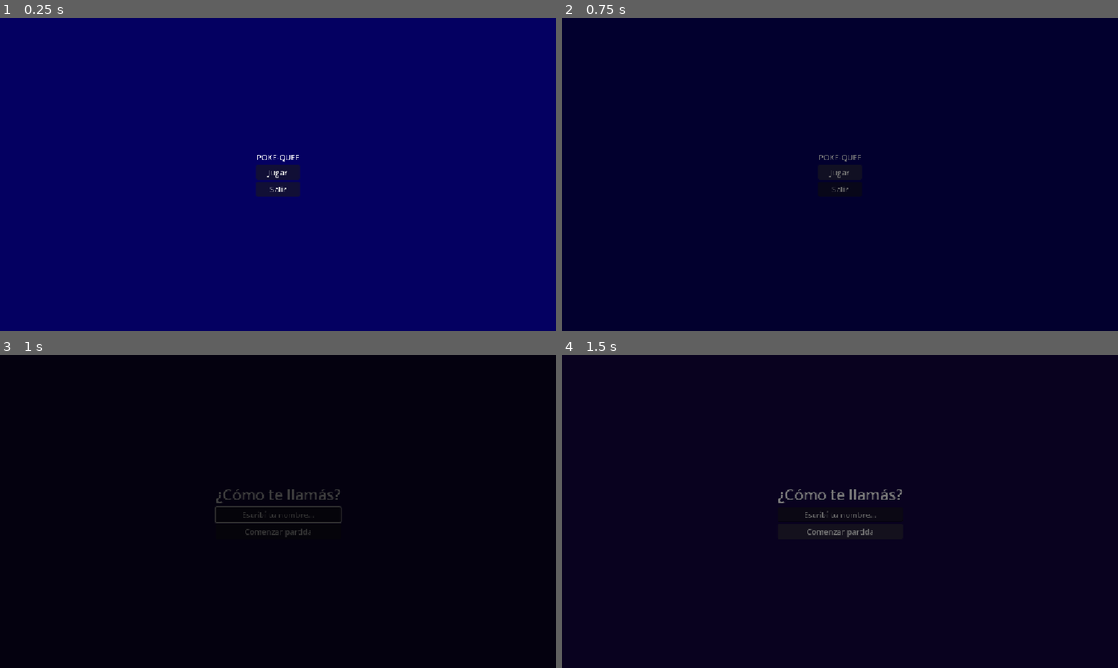
Above: before the commit, frames 1-4 (two rows, left to right).
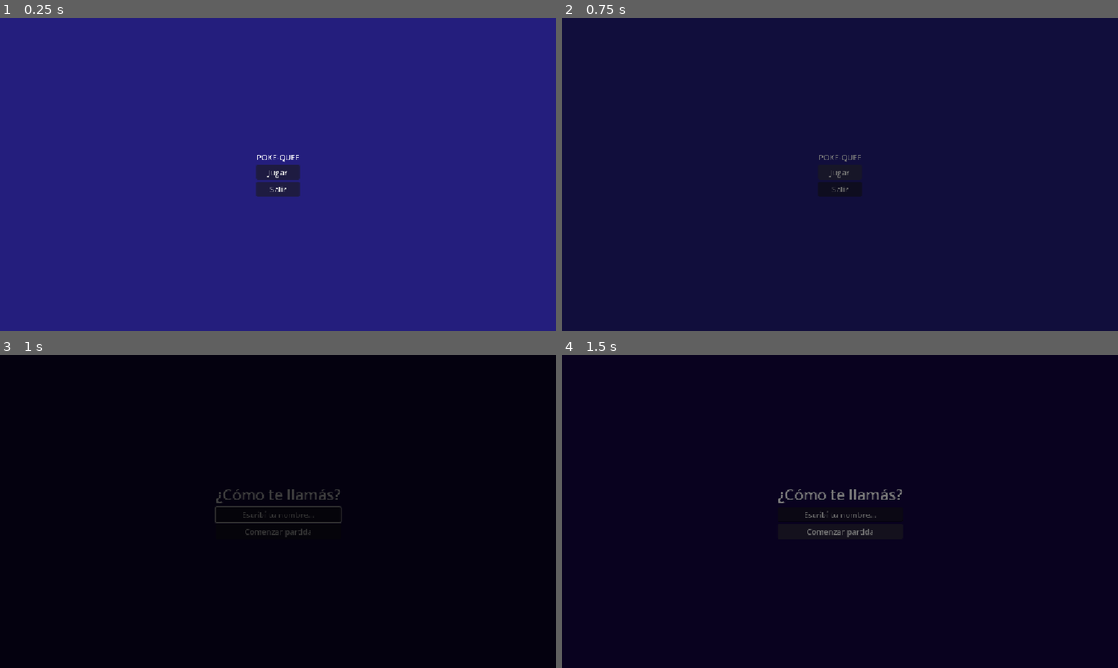
Above: after the commit, the same moments.

Repository: deffeu1/poke-que
Game: Godot game, scene res://escenas/MainMenu.tscn
Two runs of this game, one before a commit and one after it. Both use one fixed random seed, a clock stepped at 60 frames per second and the inputs below.
Inputs:
- Up to frame 1 (0.25 s): no input
- Up to frame 2 (0.75 s): click "Jugar" at 0.5 s
- Up to frame 3 (1 s): no input
- Up to frame 4 (1.5 s): click "Comenzar partida" at 1.25 s

The runs differ from the first frame. In frame 1, 99% of the frame differs, in the area x 0-100%, y 0-100%; in frame 2, less than 0.1%; in frame 3, nothing differs; in frame 4, nothing differs.

Commit message:
adadsad

Diff:
--- a/poke-quee/escenas/MainMenu.tscn
+++ b/poke-quee/escenas/MainMenu.tscn
@@ -11,16 +11,16 @@
 grow_vertical = 2
 script = ExtResource("1_5p3c7")
 
-[node name="Background" type="ColorRect" parent="." unique_id=454615210]
+[node name="VideoStreamPlayer" type="ColorRect" parent="." unique_id=1322916021]
 layout_mode = 1
 anchors_preset = 15
 anchor_right = 1.0
 anchor_bottom = 1.0
 grow_horizontal = 2
 grow_vertical = 2
-color = Color(0.018125223, 1.2995303e-06, 0.3790183, 1)
+color = Color(0.14172745, 0.1189652, 0.4920705, 1)
 
-[node name="CenterContainer" type="CenterContainer" parent="Background" unique_id=593916069]
+[node name="CenterContainer" type="CenterContainer" parent="VideoStreamPlayer" unique_id=593916069]
 layout_mode = 1
 anchors_preset = 15
 anchor_right = 1.0
@@ -28,20 +28,20 @@
 grow_horizontal = 2
 grow_vertical = 2
 
-[node name="VBoxContainer" type="VBoxContainer" parent="Background/CenterContainer" unique_id=280778374]
+[node name="VBoxContainer" type="VBoxContainer" parent="VideoStreamPlayer/CenterContainer" unique_id=280778374]
 layout_mode = 2
 
-[node name="GameTitle" type="Label" parent="Background/CenterContainer/VBoxContainer" unique_id=1886098224]
+[node name="GameTitle" type="Label" parent="VideoStreamPlayer/CenterContainer/VBoxContainer" unique_id=1886098224]
 layout_mode = 2
 text = "POKE-QUEE"
 
-[node name="BtnJugar" type="Button" parent="Background/CenterContainer/VBoxContainer" unique_id=330837415]
+[node name="BtnJugar" type="Button" parent="VideoStreamPlayer/CenterContainer/VBoxContainer" unique_id=330837415]
 layout_mode = 2
 text = "Jugar"
 
-[node name="BtnSalir" type="Button" parent="Background/CenterContainer/VBoxContainer" unique_id=536300867]
+[node name="BtnSalir" type="Button" parent="VideoStreamPlayer/CenterContainer/VBoxContainer" unique_id=536300867]
 layout_mode = 2
 text = "Salir"
 
-[connection signal="pressed" from="Background/CenterContainer/VBoxContainer/BtnJugar" to="." method="_on_btn_jugar_pressed"]
-[connection signal="pressed" from="Background/CenterContainer/VBoxContainer/BtnSalir" to="." method="_on_btn_salir_pressed"]
+[connection signal="pressed" from="VideoStreamPlayer/CenterContainer/VBoxContainer/BtnJugar" to="." method="_on_btn_jugar_pressed"]
+[connection signal="pressed" from="VideoStreamPlayer/CenterContainer/VBoxContainer/BtnSalir" to="." method="_on_btn_salir_pressed"]
Not shown, added: poke-quee/assets/videos/gemini_generated_video_5298e216.ogv.uid
Not shown, added: poke-quee/assets/videos/gemini_generated_video_5298e216.ogv
